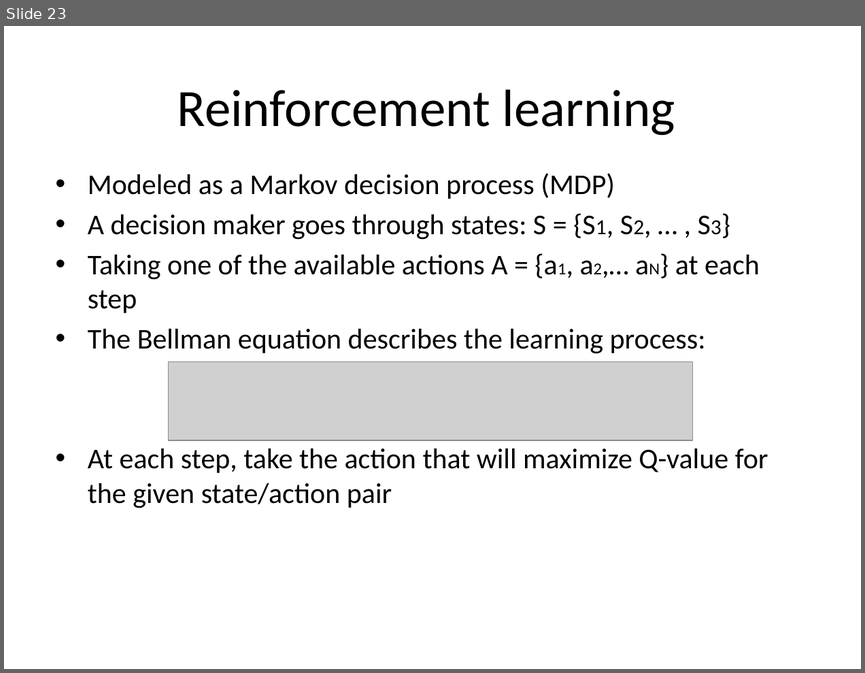
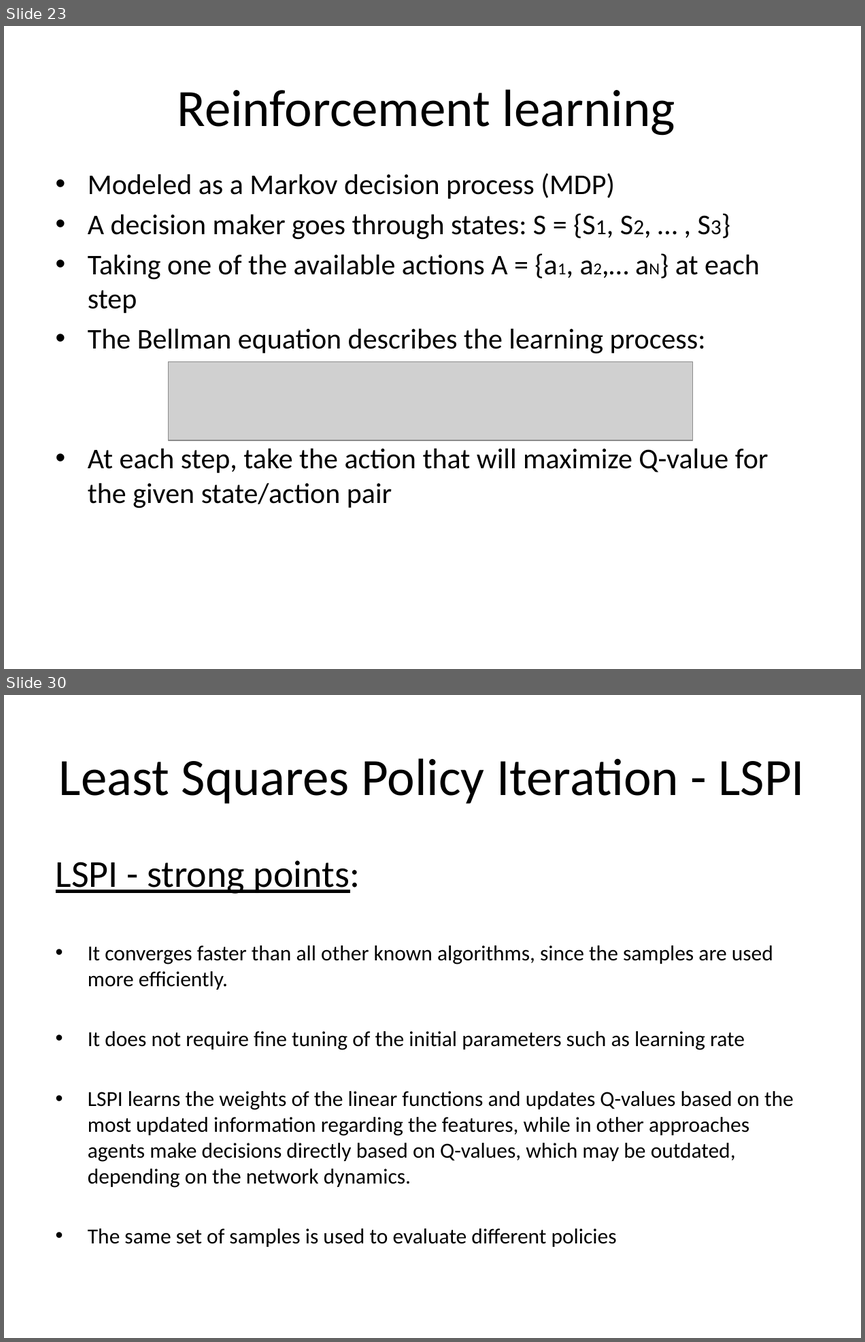
Before and after one commit to ro1208984/learning.java, a slide deck: Mobile Day presentation.pptx. Shown one above the other, each under a label of ours: slide 23 before the commit, slides 23 and 30 after it; the slides between them are not shown. The pictures are 865x673 and 865x1342 pixels, drawn with LibreOffice and Linux fonts; fonts in the diff are those of the drawing; grey boxes stand for pictures. Boxes give left, top, right and bottom in pixels: in the first picture for what was removed or moved away, otherwise in the second. Text is boxed around its words. In the diff, an @@ line names an element or a change of style, - is before the commit and + after.

```diff
--- a/Mobile Day presentation.pptx
+++ b/Mobile Day presentation.pptx
@@ slide 30 added at <box>4,695,861,1338</box>, background #FFFFFF @@
@@ title added at <box>59,758,805,804</box>, 44 pt, text #000000 @@
+Least Squares Policy Iteration - LSPI
@@ text added at <box>56,860,793,1246</box>, 18 pt, text #000000 @@
+LSPI - strong points:
+• It converges faster than all other known algorithms, since the samples are used more efficiently.
+• It does not require fine tuning of the initial parameters such as learning rate
+• LSPI learns the weights of the linear functions and updates Q-values based on the most updated information regarding the features, while in other approaches agents make decisions directly based on Q-values, which may be outdated, depending on the network dynamics.
+• The same set of samples is used to evaluate different policies
```
Also in this commit, not shown: 4 slides changed, 16 other slides added.
